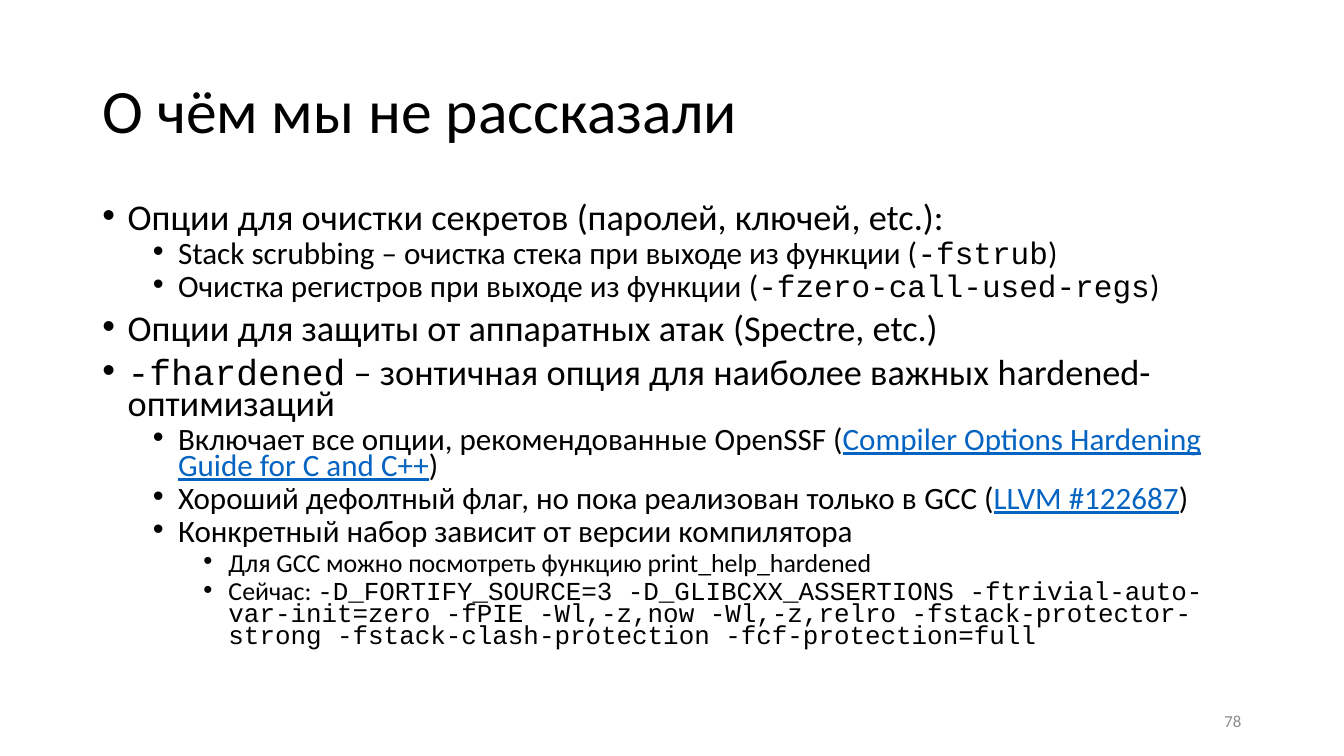
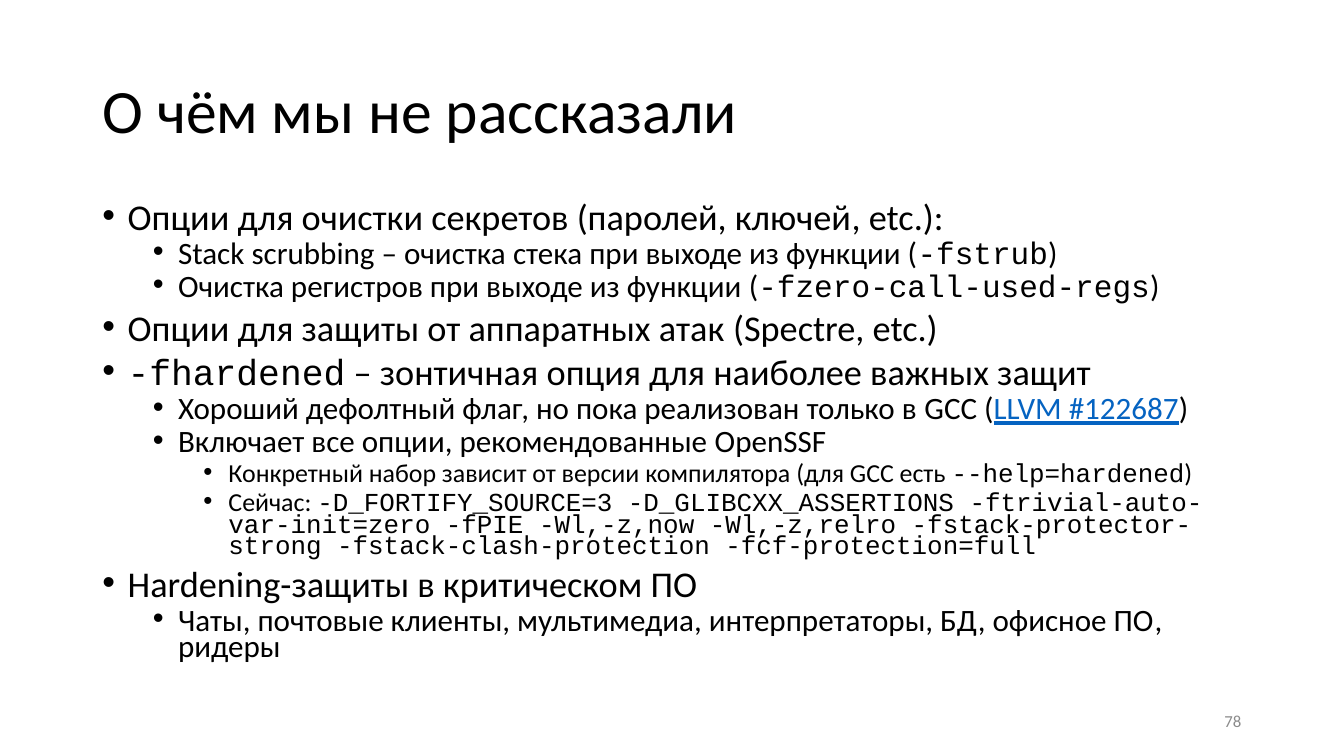
Before and after one commit to yugr/slides, a slide deck: slide 78 of CppZeroCost/2025/RU.pptx. Drawn at 1344x756 pixels with LibreOffice and Linux fonts; fonts in the diff are those of the drawing. Boxes give left, top, right and bottom in pixels: in the first picture for what was removed or moved away, otherwise in the second. Text is boxed around its words. In the diff, an @@ line names an element or a change of style, - is before the commit and + after.

```diff
--- a/CppZeroCost/2025/RU.pptx
+++ b/CppZeroCost/2025/RU.pptx
@@ text at (128,360,1091,391): text changed; size 22.2 to 25.9 pt @@
-• -fhardened – зонтичная опция для наиболее важных hardened-оптимизаций
-  • Включает все опции, рекомендованные OpenSSF (Compiler Options Hardening Guide for C and C++)
+• -fhardened – зонтичная опция для наиболее важных защит
@@ text at (178,432,1193,488): text changed @@
-  • Конкретный набор зависит от версии компилятора
-    • Для GCC можно посмотреть функцию print_help_hardened
+  • Включает все опции, рекомендованные OpenSSF
+    • Конкретный набор зависит от версии компилятора (для GCC есть --help=hardened)
@@ text at (128,571,1163,662): paragraphs added @@
+• Hardening-защиты в критическом ПО
+  • Чаты, почтовые клиенты, мультимедиа, интерпретаторы, БД, офисное ПО, ридеры
```
Also in this commit, not shown: 4 other slides changed, 1 other file.
